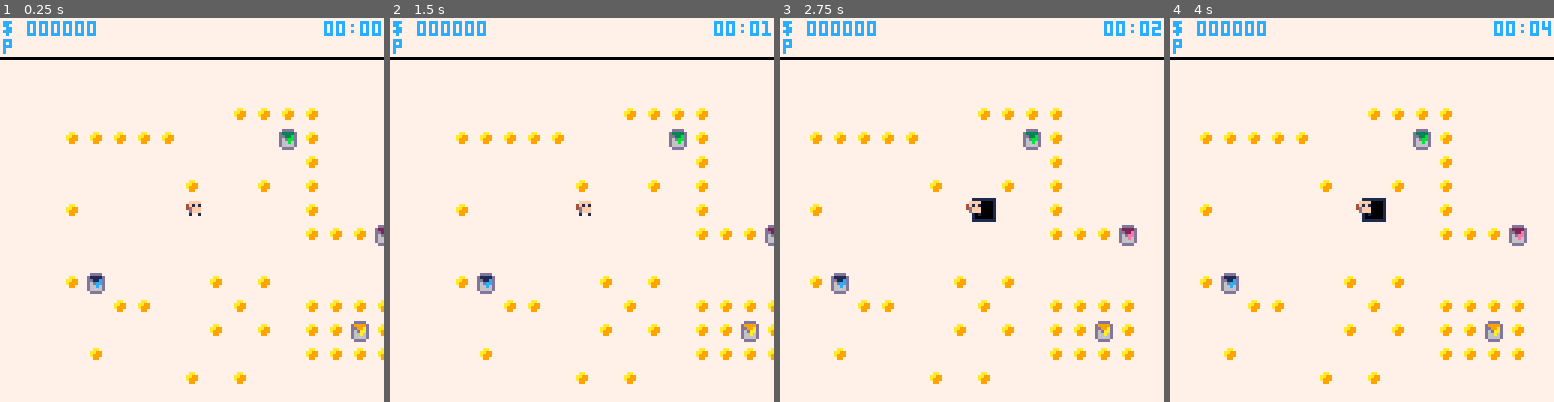
Above: before the commit, frames 1-4 (left to right).
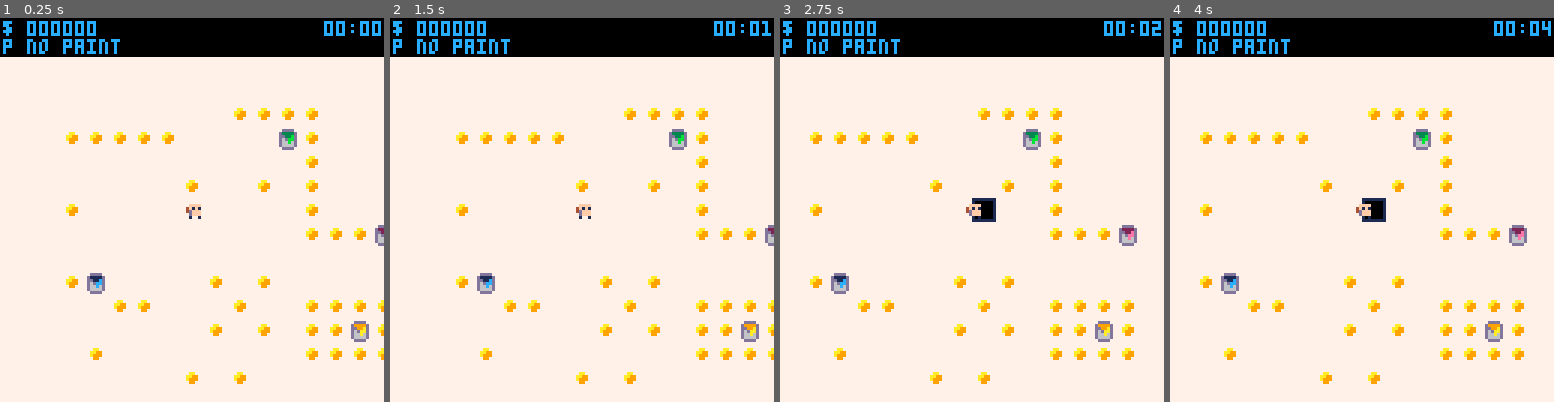
Above: after the commit, the same moments.

Repository: Beetrootmonkey/LudumDare45
Game: PICO-8 cartridge ld45.p8
Two runs of this game, one before a commit and one after it. Both use one fixed random seed, a clock stepped at 60 frames per second and the inputs below.
Inputs:
- Up to frame 1 (0.25 s): no input
- Up to frame 2 (1.5 s): tap X (X key) at 0.33, 1.07 s; tap O (Z key) at 0.7 s
- Up to frame 3 (2.75 s): hold Right 1.6-2.1 s; tap O (Z key) at 1.7, 2.1, 2.5 s; tap X (X key) at 1.85 s; hold Up 2.15-2.42 s; hold Right from 2.47 s (still down)
- Up to frame 4 (4 s): tap O (Z key) at 2.9, 3.3, 3.7 s; tap X (X key) at 2.97 s; release Right at 3.03 s; hold Left 3.08-3.58 s; hold Down 3.63-3.97 s

The runs differ from the first frame. In frame 1, 10% of the frame differs, in the area x 0-100%, y 0-53%; in frame 2, 10%; in frame 3, 10%; in frame 4, 10%.

Commit message:
Update ld45.p8

Diff:
--- a/ld45.p8
+++ b/ld45.p8
@@ -172,7 +172,7 @@
       end
      end
   end,
-  offset={x=-3,y=-5},
+  offset={x=-3,y=-4},
   draw=function(self)
 
   if self.lookingRight then
@@ -454,15 +454,20 @@
    if (projectile ~= 0) then projectile:draw() end
  end
 
- rectfill(cameraX, cameraY, cameraX + 127, cameraY + 12, white)
-  rectfill(cameraX, cameraY + 13, cameraX + 127, cameraY + 13, black)
+ rectfill(cameraX, cameraY, cameraX + 127, cameraY + 12, black)
+ -- rectfill(cameraX, cameraY + 13, cameraX + 127, cameraY + 13, black)
 
  print("$ " .. padStart(p.score, 6), cameraX + 1, cameraY + 1, getColorByLevel(p.level))
  -- print(padStart("", p.ammo, "|"), cameraX + 1, cameraY + 7, getColorByLevel(p.level))
- print("p", cameraX + 1, cameraY + 7, getColorByLevel(p.level))
- for i=1,p.ammo do
-  line(cameraX + 8 + i, cameraY + 7, cameraX + 8 + i, cameraY + 11)
- end
+  print("p", cameraX + 1, cameraY + 7, getColorByLevel(p.level))
+ if p.ammo > 0 then
+  for i=1,p.ammo do
+   line(cameraX + 8 + i, cameraY + 7, cameraX + 8 + i, cameraY + 11)
+  end
+ else
+  print("no paint", cameraX + 9, cameraY + 7, getColorByLevel(p.level))
+ end
+
  print(getTimeAsString(), cameraX + 108, cameraY + 1, getColorByLevel(p.level))
 end
 
